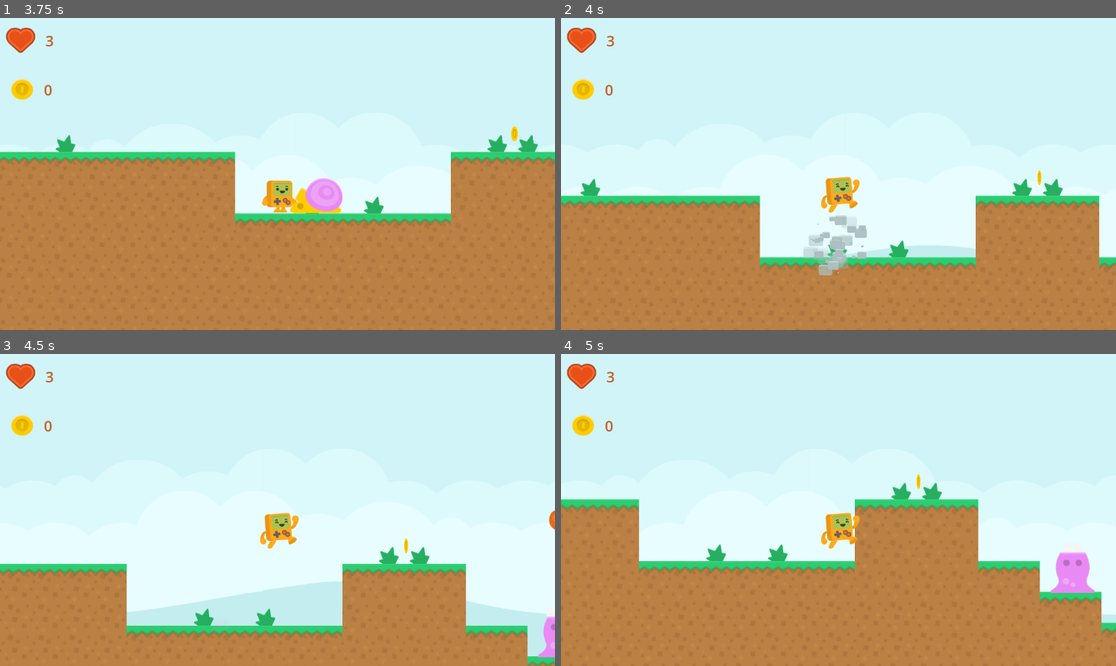
Above: before the commit, frames 1-4 (two rows, left to right).
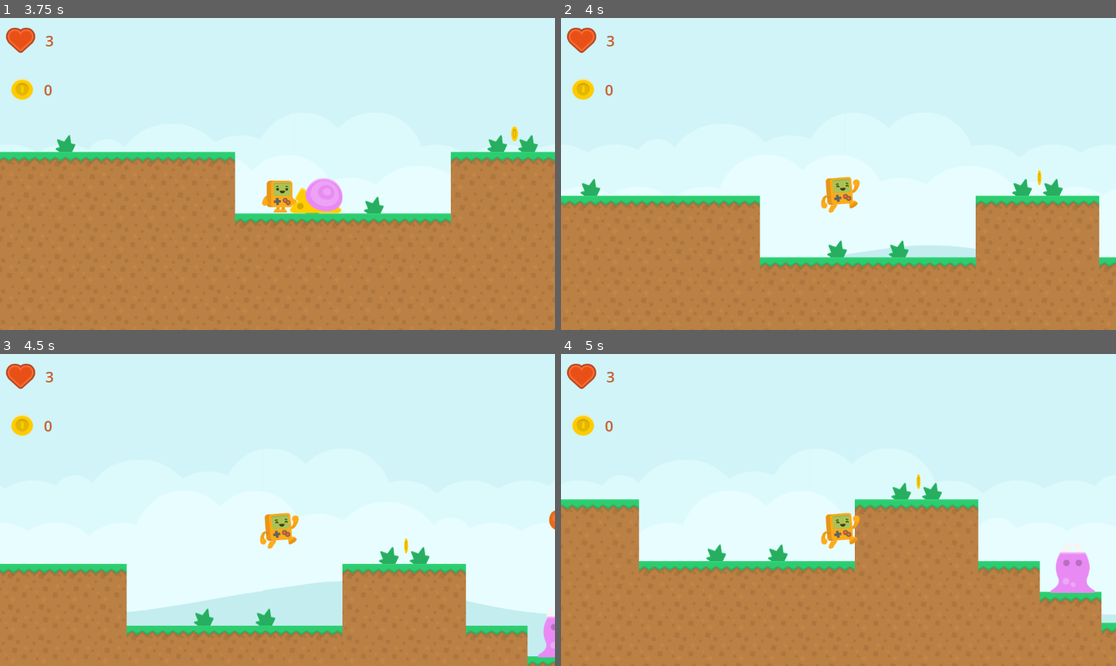
Above: after the commit, the same moments.

Repository: most025/bitbot-adventure
Game: Godot game, scene res://menues/main_menues.tscn
The game is run twice, just before and just after one commit, with the same random seed, the same clock (stepped at 60 frames per second) and the same inputs.
Inputs:
- Up to frame 1 (3.75 s): click "Jugar" at 0.5 s; tap Enter (ui_accept) at 1.25, 1.52, 2.27 s; hold Right (ui_right) 1.28-2.78 s; hold Left (ui_left) 2.78-3.53 s; hold Right (ui_right) from 3.53 s (still down)
- Up to frame 2 (4 s): keep holding Right (ui_right); tap Enter (ui_accept) at 3.77 s
- Up to frame 3 (4.5 s): keep holding Right (ui_right)
- Up to frame 4 (5 s): keep holding Right (ui_right); tap Enter (ui_accept) at 4.52 s

Frame 1 is identical in both runs. In frame 2, 1.0% of the frame differs, in the area x 43-56%, y 63-83%; in frame 3, less than 0.1%; in frame 4, nothing differs.

Commit message:
Revert "Sistema de partículas"
This reverts commit 4235c528f2487a9613d28ee17ee760775f7d4cdf.

Diff:
--- a/Scene/enemies/bee.gd
+++ b/Scene/enemies/bee.gd
@@ -1,6 +1,6 @@
 extends Area2D
 
-@export var  Speed= 100
+var  Speed= 100
 # Called when the node enters the scene tree for the first time.
 func _ready() -> void:
 	pass # Replace with function body.
--- a/Scene/enemies/snail.gd
+++ b/Scene/enemies/snail.gd
@@ -1,7 +1,7 @@
 extends CharacterBody2D
 
 
-@export var speed = 100.0
+const SPEED = 100.0
 var direction= -1
 
 func _physics_process(delta: float) -> void:
@@ -17,6 +17,6 @@
 				direction= -1
 				$AnimatedSprite2D.flip_h= false
 
-	velocity.x = direction * speed
+	velocity.x = direction * SPEED
 
 	move_and_slide()
--- a/Scene/main/player.gd
+++ b/Scene/main/player.gd
@@ -1,10 +1,8 @@
 extends CharacterBody2D
 
 const SPEED = 300.0
-const EnemyExplosion= preload("res://Scene/vfx/enemy_explosion.tscn")
 const JUMP_VELOCITY = -500.0
 var gravity=800.0
-
 
 var last_checkpoint_position= Vector2.ZERO
 
@@ -69,9 +67,6 @@
 		enemy.queue_free()
 		velocity.y=JUMP_VELOCITY
 		Sound.play("EnemyKill")
-		var Explosion=EnemyExplosion.instantiate()
-		Explosion.global_position=enemy.global_position+30*Vector2.UP
-		add_child(Explosion)
 	else:
 		lose()
 # Función que permite la colición con eneigos aereos.
--- a/Scene/vfx/enemy_explosion.gd
+++ /dev/null
@@ -1,7 +0,0 @@
-extends CPUParticles2D
-
-func _ready() -> void:
-	emitting= true
-
-func _on_finished() -> void:
-	queue_free()
--- a/Scene/vfx/enemy_explosion.tscn
+++ /dev/null
@@ -1,29 +0,0 @@
-[gd_scene load_steps=5 format=3 uid="uid://rq2m082dnsxv"]
-
-[ext_resource type="Texture2D" uid="uid://x1n42tcmonu" path="res://assets/vfx/brickGrey.png" id="1_ymljq"]
-[ext_resource type="Script" path="res://Scene/vfx/enemy_explosion.gd" id="2_jgqm1"]
-
-[sub_resource type="Curve" id="Curve_w4g8i"]
-_data = [Vector2(0.0267857, 0), 0.0, 0.0, 0, 0, Vector2(0.991071, 1), 0.0, 0.0, 0, 0]
-point_count = 2
-
-[sub_resource type="Gradient" id="Gradient_18dkk"]
-offsets = PackedFloat32Array(0.684564, 1)
-colors = PackedColorArray(1, 1, 1, 1, 1, 1, 1, 0)
-
-[node name="EnemyExplosion" type="CPUParticles2D"]
-top_level = true
-emitting = false
-amount = 50
-lifetime = 0.5
-one_shot = true
-preprocess = 0.25
-texture = ExtResource("1_ymljq")
-emission_shape = 1
-emission_sphere_radius = 64.0
-gravity = Vector2(0, 0)
-scale_amount_curve = SubResource("Curve_w4g8i")
-color_ramp = SubResource("Gradient_18dkk")
-script = ExtResource("2_jgqm1")
-
-[connection signal="finished" from="." to="." method="_on_finished"]
Binary file removed: assets/vfx/brickGrey.png
Not shown, removed: assets/vfx/brickGrey.png.import
